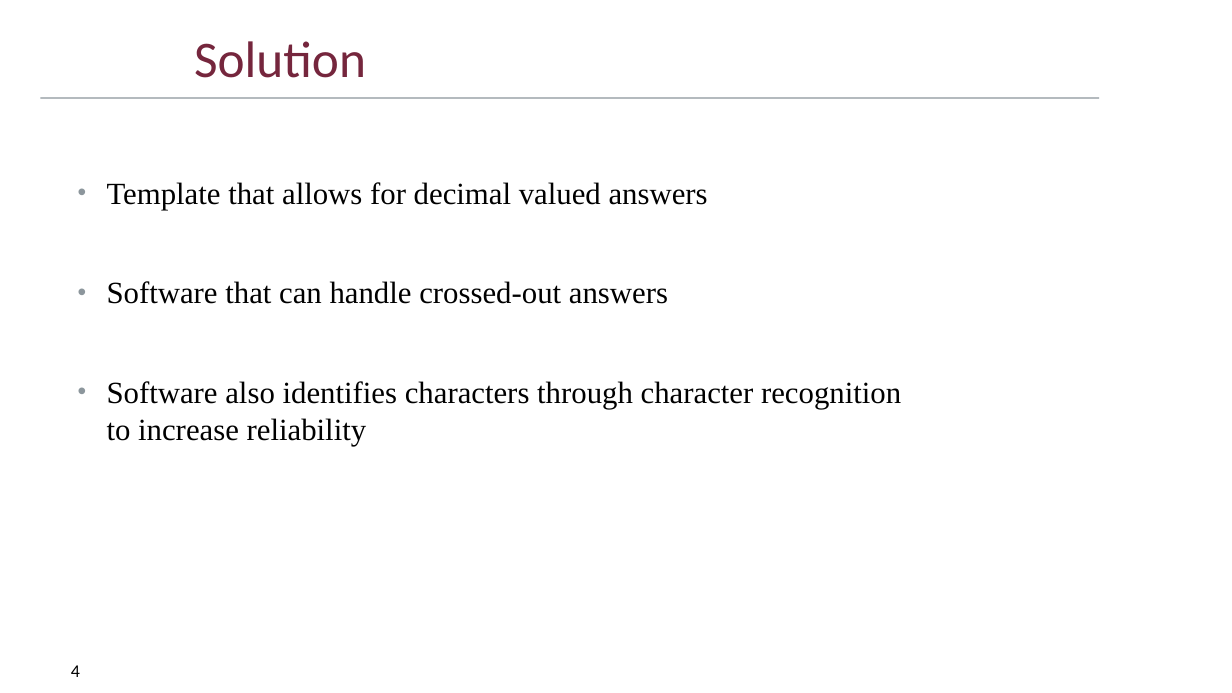
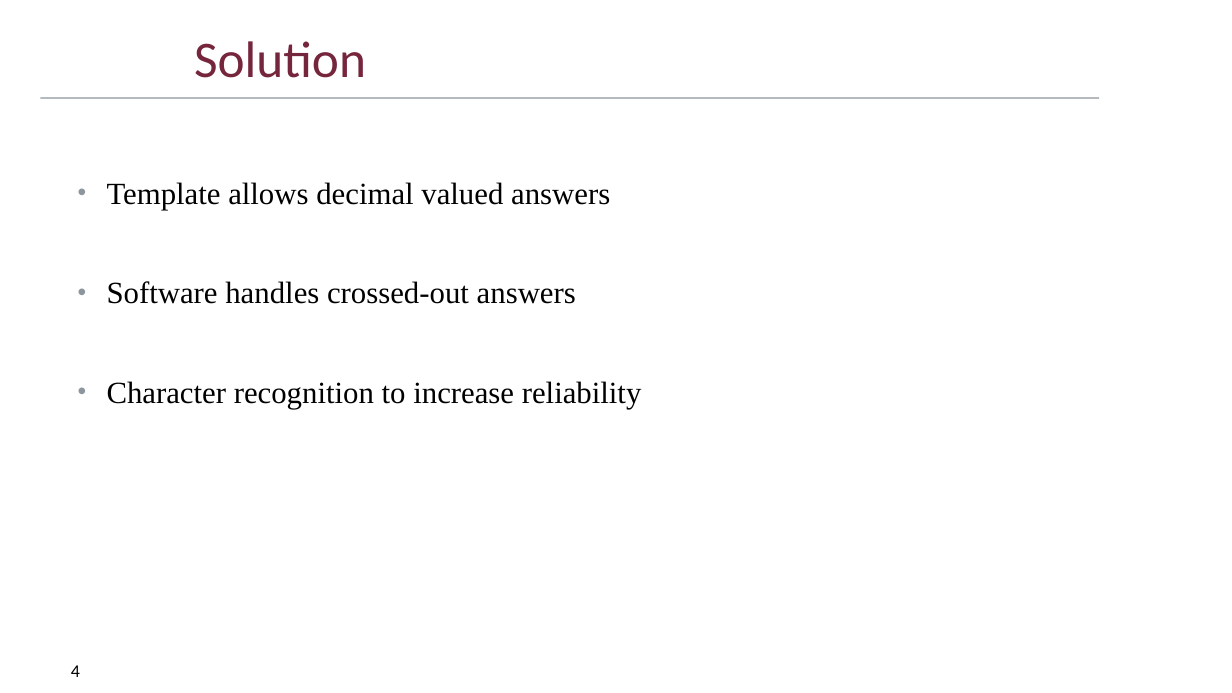
Before and after one commit to DriesSmit/SkripsieReport, a slide deck: slide 4 of OralExamination/SkripsieOral_APSmit.pptx. Drawn at 1232x693 pixels with LibreOffice and Linux fonts; fonts in the diff are those of the drawing; background and template pictures are left out. Boxes give left, top, right and bottom in pixels: in the first picture for what was removed or moved away, otherwise in the second. Text is boxed around its words. In the diff, an @@ line names an element or a change of style, - is before the commit and + after.

```diff
--- a/OralExamination/SkripsieOral_APSmit.pptx
+++ b/OralExamination/SkripsieOral_APSmit.pptx
@@ text at (107,182,642,409): text changed @@
-• Template that allows for decimal valued answers
-• Software that can handle crossed-out answers
-• Software also identifies characters through character recognition to increase reliability
+• Template allows decimal valued answers
+• Software handles crossed-out answers
+• Character recognition to increase reliability
```
Also in this commit, not shown: 6 other slides changed.
